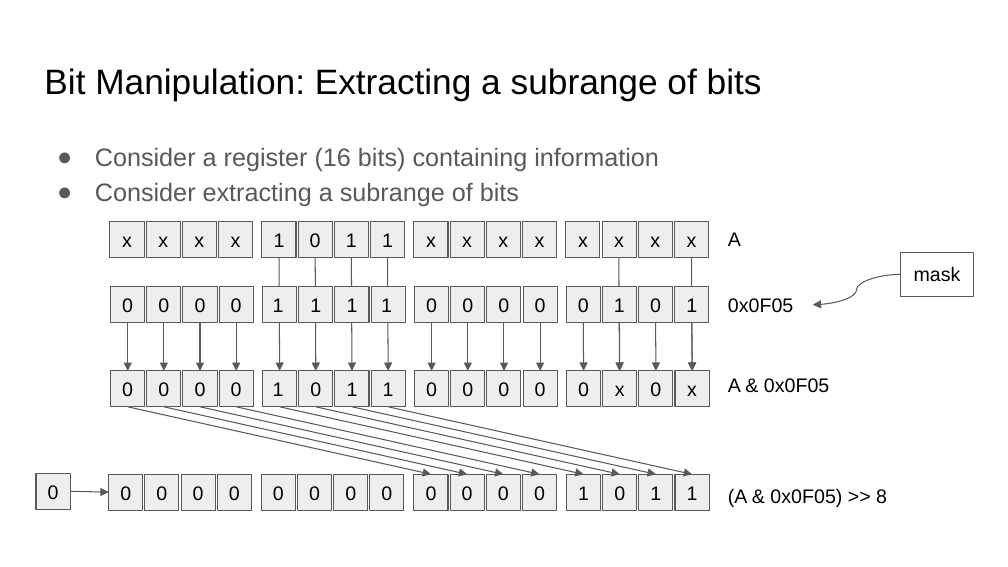
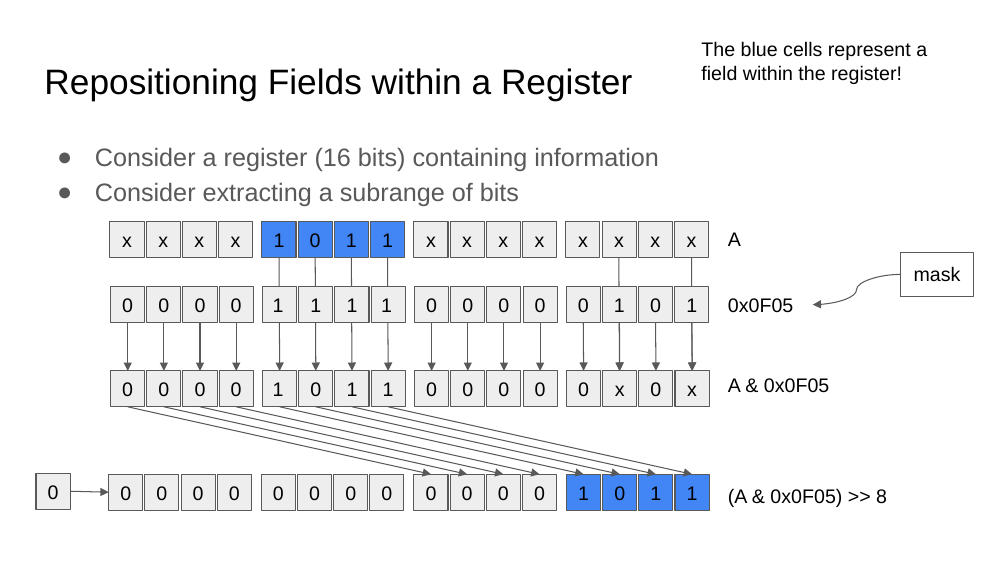
Before and after one commit to COMP122/comp122-s23, a slide deck: slide 5 of format-encodings/documents/ARCHIVE/bitwise-operations.pptx (slide 8 before the commit). Drawn at 1008x567 pixels with LibreOffice and Linux fonts; fonts in the diff are those of the drawing. Boxes give left, top, right and bottom in pixels: in the first picture for what was removed or moved away, otherwise in the second. Text is boxed around its words. In the diff, an @@ line names an element or a change of style, - is before the commit and + after.

```diff
--- a/format-encodings/documents/ARCHIVE/bitwise-operations.pptx
+++ b/format-encodings/documents/ARCHIVE/bitwise-operations.pptx
@@ text added at <box>701,41,927,84</box>, 14 pt, text #000000 @@
+The blue cells represent a field within the register!
@@ title at <box>44,68,632,100</box>: text changed @@
-Bit Manipulation: Extracting a subrange of bits
+Repositioning Fields within a Register
@@ fill #EEEEEE to #4285F4 in 8 elements at <box>262,222,296,258</box>, <box>298,222,333,258</box>, <box>335,222,369,258</box>, <box>371,222,405,258</box>, <box>566,474,601,510</box>, <box>603,474,637,510</box>, <box>639,474,673,510</box>, <box>675,474,710,510</box> @@
```
Also in this commit, not shown: 1 other slide changed, 3 slides removed, 8 other files.
